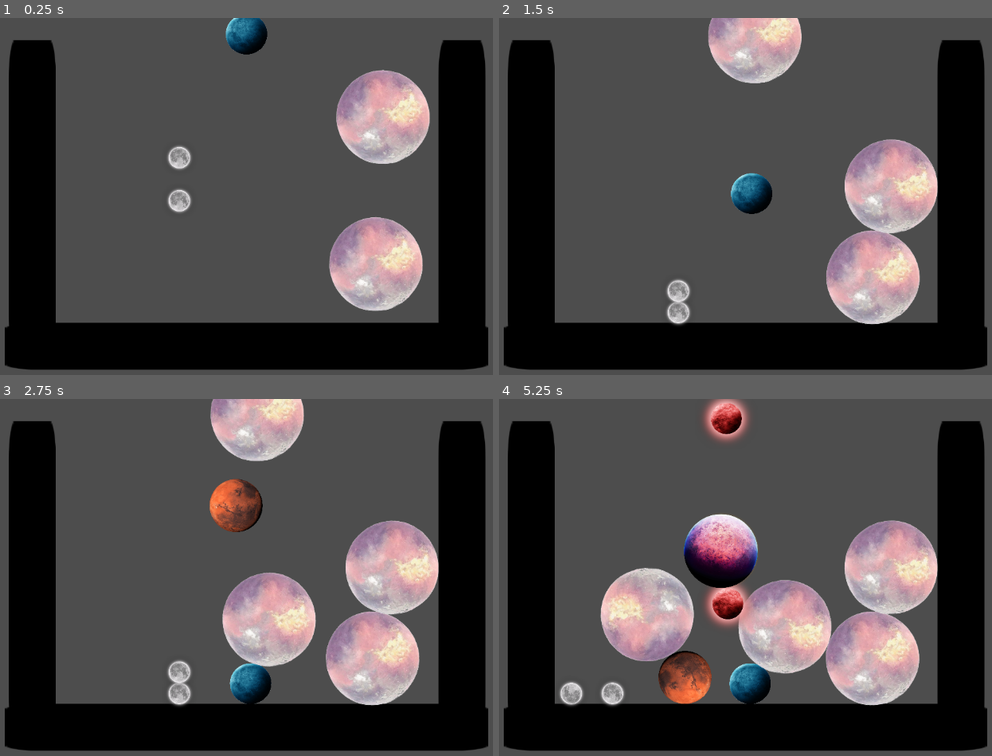
Above: before the commit, frames 1-4 (two rows, left to right).
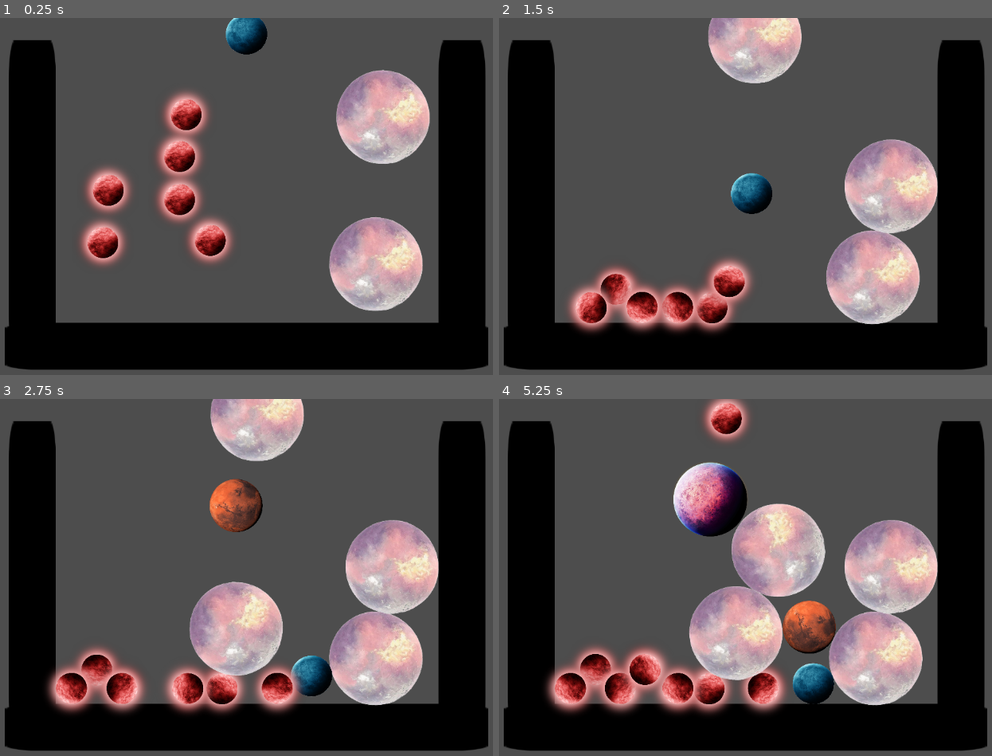
Above: after the commit, the same moments.

Repository: 6thAce/marbel-merger
Game: Godot game, scene res://main.tscn
Same seed, same stepped clock (60 frames per second), same inputs: the game is played once before the commit and once after it. The engine's default icon, where the game draws it, is replaced by a stand-in: a white triangle on a blue panel in a dark square.
Inputs (mouse positions are in pixels of both pictures, inside the frame that each line leads up to):
- Up to frame 1 (0.25 s): no input
- Up to frame 2 (1.5 s): move the mouse to (883, 178) at 0.52 s; hold Right (ui_right) 0.53-1.28 s; tap Space (space) at 0.6, 1.35 s; click (883, 178) at 0.67 s; move the mouse to (617, 214) at 1.27 s; hold Left (ui_left) from 1.28 s (still down)
- Up to frame 3 (2.75 s): move the mouse to (310, 498) at 2.02 s; release Left (ui_left) at 2.03 s; hold Right (ui_right) from 2.03 s (still down); tap Space (space) at 2.1 s
- Up to frame 4 (5.25 s): move the mouse to (710, 648) at 2.77 s; tap Space (space) every 0.75 s from 2.85 to 5.1 s; click (710, 648) at 2.92 s; move the mouse to (937, 631) at 3.52 s; release Right (ui_right) at 3.53 s; hold Left (ui_left) from 3.53 s (still down); move the mouse to (553, 523) at 4.27 s; move the mouse to (775, 577) at 5.02 s; click (775, 577) at 5.17 s

The runs differ from the first frame. In frame 1, 6.0% of the frame differs, in the area x 16-48%, y 20-70%; in frame 2, 5.3%; in frame 3, 12%; in frame 4, 25%, in the area x 9-90%, y 17-89%.

Commit message:
Refactor ball merge logic and update main scene
Refactored the merge logic in ball_0.gd and ball_1.gd to use the main.ball_scenes array for instantiating the next level ball, and removed redundant code. Updated main.tscn to add new ball nodes and include ball1.tscn as an external resource.

Diff:
--- a/ball_0.gd
+++ b/ball_0.gd
@@ -1,34 +1,32 @@
 extends RigidBody2D
 
-@export var level: int = 0   # Ball type (0,1,2,...)
-@onready var main = get_tree().root.get_node("Main") # reference to Main node
+@export var level: int = 0
+@onready var main = get_tree().root.get_node("Main")
 
-func _ready():
-	# Do NOT connect signal here, Editor already handles body_entered
-	pass
+func _on_area_2d_body_entered(body: Node) -> void:
+	if body is RigidBody2D and body.has_method("get_level"):
+		print("Collision with ball level:", body.get_level())
 
-func _on_body_entered(body: Node):
-	if body is RigidBody2D and body.has_method("get_level"):
-		print("Collision with ball level: ", body.get_level())
-		if body.get_level() == level: # same type
+		if body.get_level() == level:
 			merge_with(body)
+
 
 func get_level() -> int:
 	return level
+
 
 func merge_with(other_ball: RigidBody2D):
 	if !is_instance_valid(other_ball):
 		return
 
-	# Example merge logic
-	var new_ball_scene = load("res://ball" + str(level + 1) + ".tscn")
-	var new_ball = new_ball_scene.instantiate()
-	new_ball.position = (position + other_ball.position) / 2
+	var new_pos = (position + other_ball.position) / 2.0
 
-	main.add_child(new_ball)
 	queue_free()
 	other_ball.queue_free()
 
+	var next_level = level + 1
 
-func _on_area_2d_body_entered(body: Node2D) -> void:
-	pass # Replace with function body.
+	if next_level < main.ball_scenes.size():
+		var new_ball = main.ball_scenes[next_level].instantiate()
+		new_ball.position = new_pos
+		main.add_child(new_ball)
--- a/ball_1.gd
+++ b/ball_1.gd
@@ -1,30 +1,32 @@
 extends RigidBody2D
 
-@export var level: int = 1  # Ball type (0,1,2,...)
-@onready var main = get_tree().root.get_node("Main") # reference to Main node
+@export var level: int = 1
+@onready var main = get_tree().root.get_node("Main")
 
-func _ready():
-	# Do NOT connect signal here, Editor already handles body_entered
-	pass
+func _on_area_2d_body_entered(body: Node) -> void:
+	if body is RigidBody2D and body.has_method("get_level"):
+		print("Collision with ball level:", body.get_level())
 
-func _on_body_entered(body: Node):
-	if body is RigidBody2D and body.has_method("get_level"):
-		print("Collision with ball level: ", body.get_level())
-		if body.get_level() == level: # same type
+		if body.get_level() == level:
 			merge_with(body)
+
 
 func get_level() -> int:
 	return level
+
 
 func merge_with(other_ball: RigidBody2D):
 	if !is_instance_valid(other_ball):
 		return
 
-	# Example merge logic
-	var new_ball_scene = load("res://ball" + str(level + 1) + ".tscn")
-	var new_ball = new_ball_scene.instantiate()
-	new_ball.position = (position + other_ball.position) / 2
+	var new_pos = (position + other_ball.position) / 2.0
 
-	main.add_child(new_ball)
 	queue_free()
 	other_ball.queue_free()
+
+	var next_level = level + 1
+
+	if next_level < main.ball_scenes.size():
+		var new_ball = main.ball_scenes[next_level].instantiate()
+		new_ball.position = new_pos
+		main.add_child(new_ball)
--- a/main.tscn
+++ b/main.tscn
@@ -1,9 +1,10 @@
-[gd_scene load_steps=5 format=3 uid="uid://cc6lrqdv51sht"]
+[gd_scene load_steps=6 format=3 uid="uid://cc6lrqdv51sht"]
 
 [ext_resource type="Script" uid="uid://bill4kdpkvshf" path="res://Main.gd" id="1_uu6xs"]
 [ext_resource type="PackedScene" uid="uid://bmi4l8isf2vaf" path="res://backgroung.tscn" id="2_r0du0"]
 [ext_resource type="PackedScene" uid="uid://b6gpitykrcbhg" path="res://ball5.tscn" id="3_r0du0"]
 [ext_resource type="PackedScene" uid="uid://dn0bkncduyfsg" path="res://ball0.tscn" id="4_cm0pq"]
+[ext_resource type="PackedScene" uid="uid://dem7sn5vpcpx0" path="res://ball1.tscn" id="5_fos0i"]
 
 [node name="Main" type="Node2D"]
 position = Vector2(-32, -28)
@@ -36,3 +37,15 @@
 
 [node name="ball1" parent="." instance=ExtResource("4_cm0pq")]
 position = Vector2(442, 196)
+
+[node name="ball2" parent="." instance=ExtResource("4_cm0pq")]
+position = Vector2(257, 404)
+
+[node name="ball3" parent="." instance=ExtResource("5_fos0i")]
+position = Vector2(270, 274)
+
+[node name="ball4" parent="." instance=ExtResource("4_cm0pq")]
+position = Vector2(458, 95)
+
+[node name="ball7" parent="." instance=ExtResource("5_fos0i")]
+position = Vector2(516, 395)
